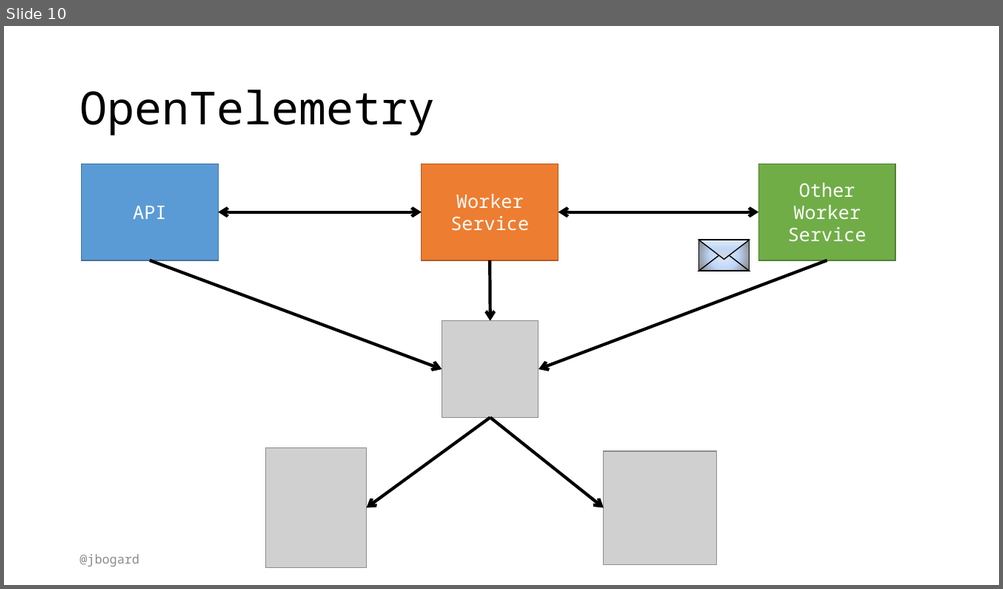
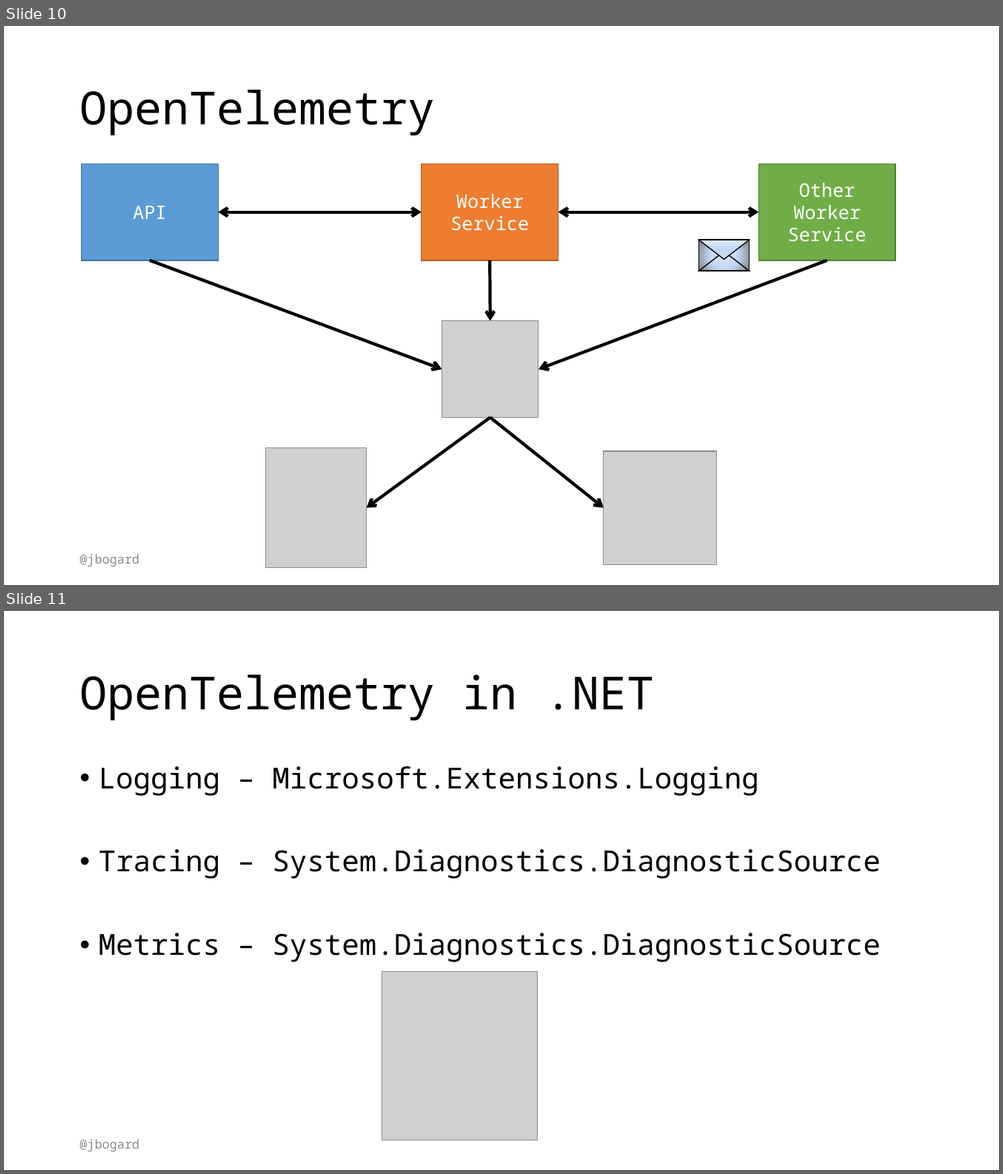
Before and after one commit to jbogard/presentations, a slide deck: DistributedTracing/DistributedTracing.pptx. Shown one above the other, each under a label of ours: slide 10 before the commit, slides 10 and 11 after it. The pictures are 1003x589 and 1003x1174 pixels, drawn with LibreOffice and Linux fonts; fonts in the diff are those of the drawing; grey boxes stand for pictures. Boxes give left, top, right and bottom in pixels: in the first picture for what was removed or moved away, otherwise in the second. Text is boxed around its words. In the diff, an @@ line names an element or a change of style, - is before the commit and + after.

```diff
--- a/DistributedTracing/DistributedTracing.pptx
+++ b/DistributedTracing/DistributedTracing.pptx
@@ slide 11 added at (x1=4, y1=611, x2=999, y2=1170), background #FFFFFF @@
@@ title added at (x1=79, y1=675, x2=654, y2=721), 44 pt, text #000000 @@
+OpenTelemetry in .NET
@@ text added at (x1=99, y1=766, x2=880, y2=963), 28 pt, text #000000 @@
+• Logging – Microsoft.Extensions.Logging
+• Tracing – System.Diagnostics.DiagnosticSource
+• Metrics – System.Diagnostics.DiagnosticSource
@@ picture added at (x1=382, y1=971, x2=538, y2=1141) @@
@@ text added at (x1=79, y1=1139, x2=139, y2=1152), 12 pt, text #8C8C8C @@
+@jbogard
```
Also in this commit, not shown: 5 slides changed, 2 slides removed, 13 other files.
